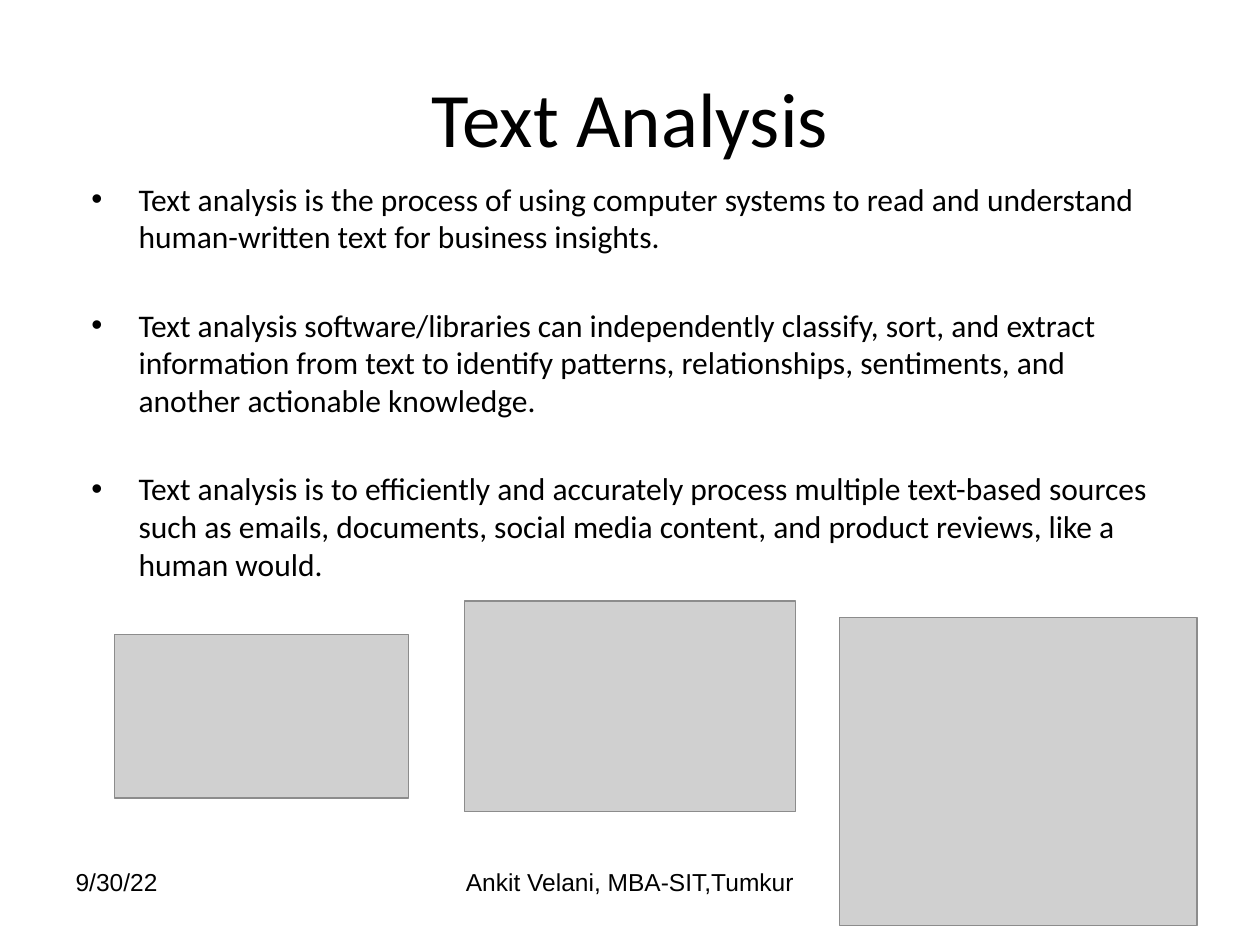
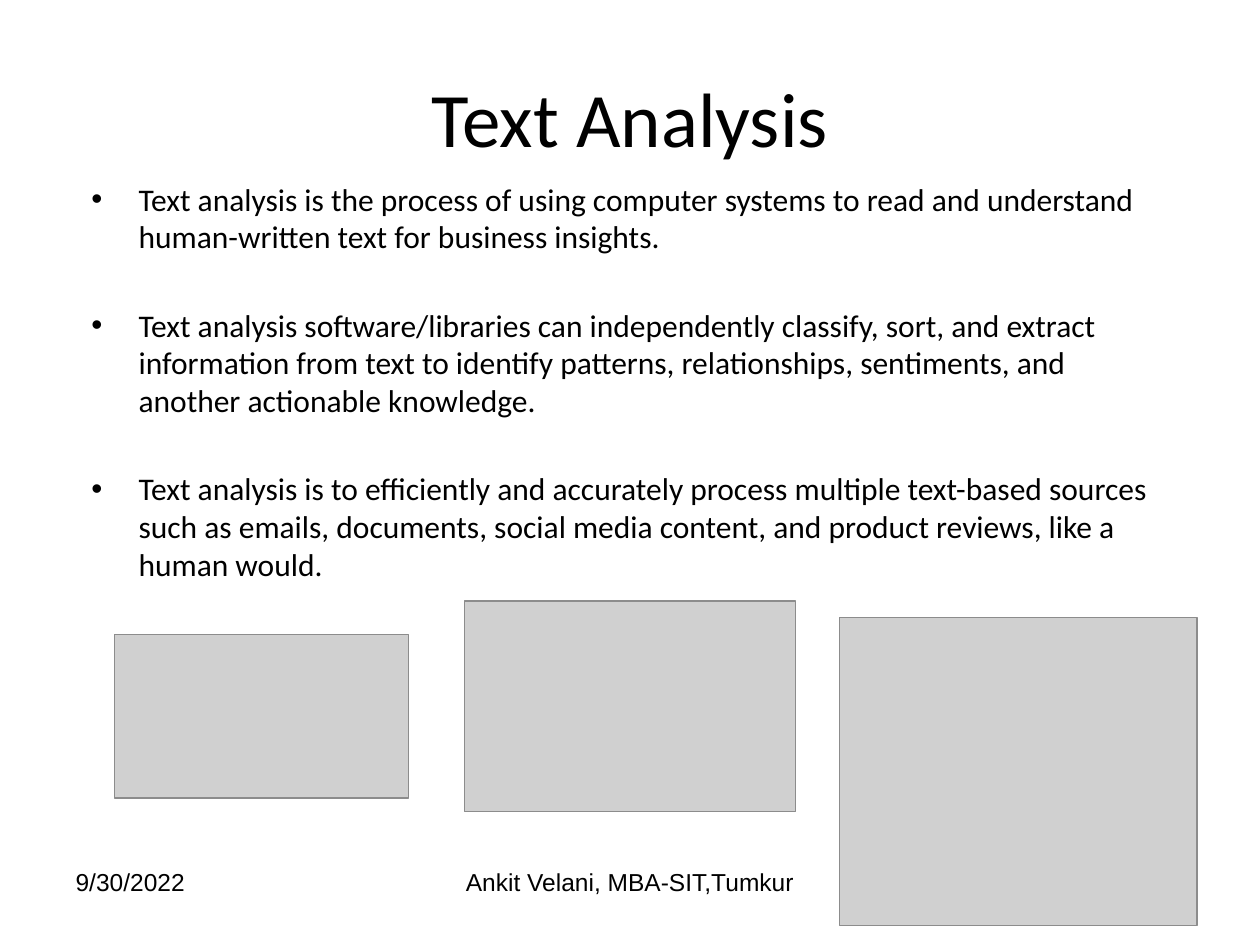
Before and after one commit to sitmbadept/sitmbadept.github.io, a slide deck: slide 2 of BDTM/Python/Unit-5-Python-Text.pptx. Drawn at 1260x945 pixels with LibreOffice and Linux fonts; fonts in the diff are those of the drawing; grey boxes stand for pictures. Boxes give left, top, right and bottom in pixels: in the first picture for what was removed or moved away, otherwise in the second. Text is boxed around its words. In the diff, an @@ line names an element or a change of style, - is before the commit and + after.

```diff
--- a/BDTM/Python/Unit-5-Python-Text.pptx
+++ b/BDTM/Python/Unit-5-Python-Text.pptx
@@ text at (76,873,185,892): text changed @@
-9/30/22
+9/30/2022
```
Also in this commit, not shown: 9 other slides changed, 1 slide added, 1 other file.
